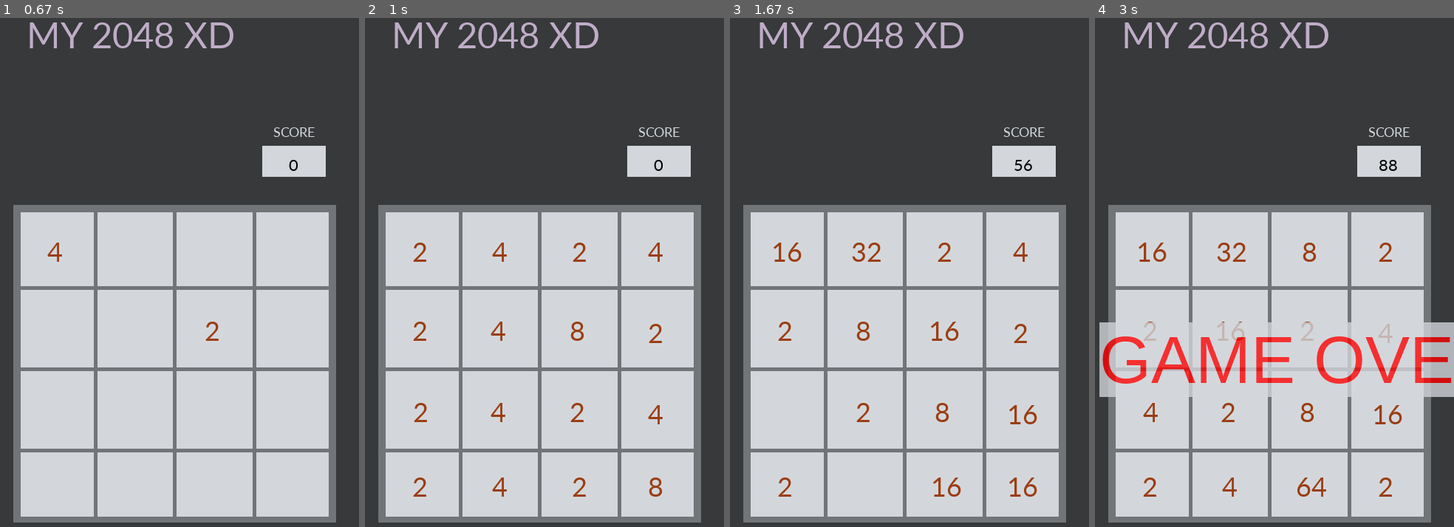
Above: before the commit, frames 1-4 (left to right).
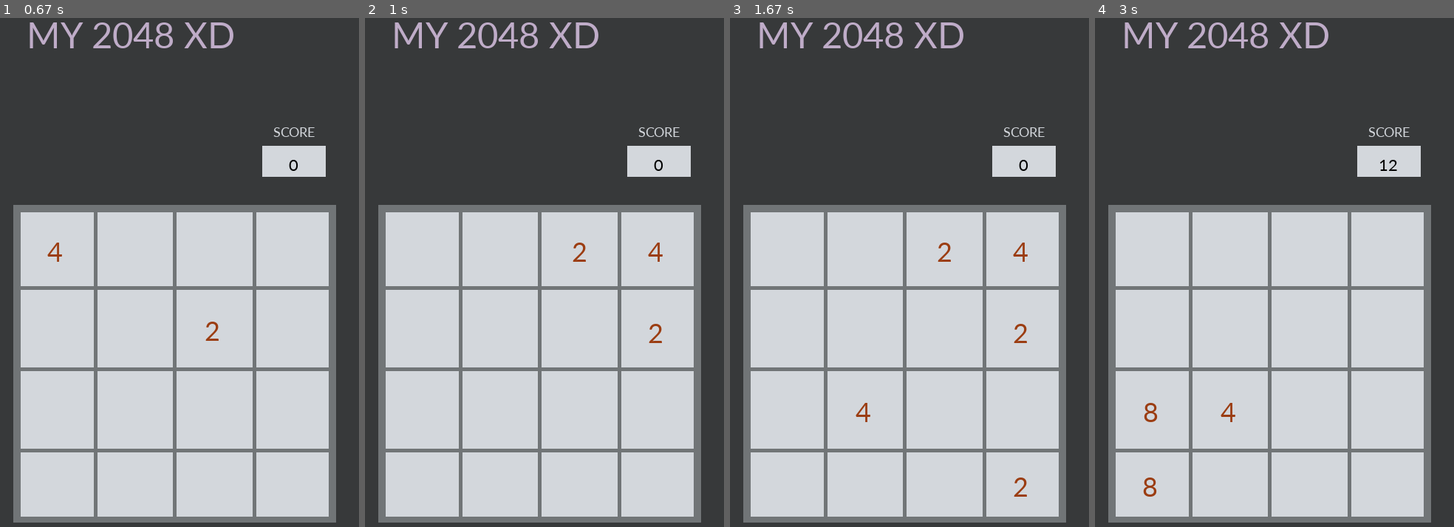
Above: after the commit, the same moments.

Repository: lewiechiu/My2048
Game: pygame game, started from My2048Demo.py
The game is run twice, just before and just after one commit, with the same random seed, the same clock (stepped at 60 frames per second) and the same inputs.
Inputs:
- Up to frame 1 (0.67 s): tap Enter at 0.33 s
- Up to frame 2 (1 s): hold Right from 0.67 s (still down)
- Up to frame 3 (1.67 s): release Right at 1.13 s; hold Up 1.17-1.47 s; hold Right from 1.5 s (still down)
- Up to frame 4 (3 s): release Right at 1.97 s; hold Left 2-2.53 s; hold Down 2.57-2.87 s; hold Left from 2.9 s (still down)

Frame 1 is identical in both runs. In frame 2, 0.8% of the frame differs, in the area x 13-83%, y 44-95%; in frame 3, 1.1%; in frame 4, 6.6%, in the area x 1-100%, y 27-95%.

Commit message:
modified Forsee

Diff:
--- a/My2048Demo.py
+++ b/My2048Demo.py
@@ -1,3 +1,4 @@
+
 import pygame, sys
 from pygame.locals import *
 import random
@@ -25,24 +26,14 @@
 #這四個參數是拿來紀錄上下左右鍵被按了幾次
 
 Window_Width, Window_Height = (500,850)
-keyList = ["Up","Down","Left","Right"]
-
 
 text_size = 14
 text_height = text_size
 pygame.init()
 
-def printMatrix(a):
-	for i in range(len(a)):
-	    for j in range(len(a[i])):
-	        print(a[i][j], end=' ')
-	    print()
 
 DISPLAYSURF = pygame.display.set_mode((500, 850))
 pygame.display.set_caption('2048')
-
-class tile:
-	value = 0
 
 class My2048:
 	matrix = [[0,0,0,0],[0,0,0,0],[0,0,0,0],[0,0,0,0]]
@@ -55,7 +46,7 @@
 			loc2 = random.randint(0,15)
 			if loc2 == loc1:
 				loc2 = random.randint(0,15)
-			print(loc2,"  ",loc1)
+			#print(loc2,"  ",loc1)
 			for row in range(4):
 				for col in range(4):
 					if loc2 == 0:
@@ -72,10 +63,6 @@
 					if loc1 == 0:
 						self.matrix[row][col] = random.randint(1,2) * 2
 					loc1 -= 1
-		for row in range(4):
-			for col in range(len(self.matrix[row])):
-				print(self.matrix[row][col], end=" ")
-			print()
 
 	def align(self,direction):
 		if direction == "left":
@@ -94,11 +81,6 @@
 				#insert back proper len
 				for times in range(4-len(self.matrix[row])):
 					self.matrix[row].append(0)
-			#for row in range(4):
-			#	for col in range(len(self.matrix[row])):
-			#		print(self.matrix[row][col], end=" ")
-			#	print()
-			#print("---------")
 		if direction == "right":
 			for row in range(4):
 				#to remove 0s in the array
@@ -116,13 +98,8 @@
 				#insert back proper len
 				for times in range(4-len(self.matrix[row])):
 					self.matrix[row].insert(0,0)
-			#for row in range(4):
-			#	for col in range(len(self.matrix[row])):
-			#		print(self.matrix[row][col], end=" ")
-			#	print()
-			#print("---------")
+
 		if direction == "up":
-			#we have to rotate the matrix first, since it is nearly too hard to compute it vertically
 			TempMatrix = [[],[],[],[]]
 
 			for col in range(3,-1,-1):
@@ -153,12 +130,6 @@
 			for row in range(4):
 				for col in range(4):
 					self.matrix[col][row*(-1)+3] = TempMatrix[row][col]
-
-			#for row in range(4):
-			#	for col in range(len(TempMatrix[row])):
-			#		print(self.matrix[row][col], end=" ")
-			#	print()
-			#print("---------")
 		if direction == "down":
 			TempMatrix = [[],[],[],[]]
 			for col in range(3,-1,-1):
@@ -271,12 +242,6 @@
 
 #----------這裡以下是拿來畫圖的function 不用會
 
-#def draw_Tile(text,rect):
-	#This is the function to draw each tile
-	#text: number
-	#rect: an rect object
-
-
 def text_objects(text, font,color,BGC):
     textSurface = font.render(text, True, color,BGC)
     return textSurface, textSurface.get_rect()
@@ -381,7 +346,6 @@
 	textSurface.set_alpha(200)
 	DISPLAYSURF.blit(textSurface,(20,500))
 	pygame.display.update()
-
 	time.sleep(3)
 
 def drawNumber():
@@ -402,10 +366,10 @@
 NotGameOver = True
 f = open("out.txt","w")
 
-def forsee(mat,depth):
+def forsee(mat,depth,lim):
 	print(depth)
 	dep = copy.deepcopy(depth)
-
+	_limit = copy.deepcopy(lim)
 	tempr = copy.deepcopy(mat)
 	tempr.matrix = copy.deepcopy(mat.matrix)
 	templ = copy.deepcopy(mat)
@@ -415,110 +379,129 @@
 	tempd = copy.deepcopy(mat)
 	tempd.matrix = copy.deepcopy(mat.matrix)
 
-	#print("left")
 	templ.align("left")
-	#print("right")
+
 	tempr.align("right")
 
-	#print("up")
 	tempu.align("up")
 
-	#print("down")
 	tempd.align("down")
-	maxScore = copy.deepcopy(mat.score)
-	direc = 0
-	if(dep == 3):
+	maxScore = 0
+	direc = "n"
+	direc2 = "n"
+	if(dep >= _limit):
 		dep -= 1
-		#print(dep)
 		return maxScore
 
 	for i in range(4):
 		for j in range(4):
 			if(templ.matrix[i][j] == 0):
 				templ.matrix[i][j] = 2
-				ans = forsee(copy.deepcopy(templ),dep+1)
+				ans = forsee(templ,dep+1,_limit)
 				if(ans > maxScore):
 					maxScore = ans
-					direc = 0
-
+					direc = "l"
 				templ.matrix[i][j] = 0
 	print("-----")
+
 	for i in range(4):
 		for j in range(4):
 			if(tempr.matrix[i][j] == 0):
 				tempr.matrix[i][j] = 2
-				ans = forsee(copy.deepcopy(tempr),dep+1)
+				ans = forsee(tempr,dep+1,_limit)
 				if(ans > maxScore):
 					maxScore = ans
-					direc = 1
+					direc = "r"
 				tempr.matrix[i][j] = 0
 	print("-----")
+
 	for i in range(4):
 		for j in range(4):
 			if(tempd.matrix[i][j] == 0):
 				tempd.matrix[i][j] = 2
-				ans = forsee(copy.deepcopy(tempd),dep+1)
+				ans = forsee(tempd,dep+1,_limit)
 				if(ans > maxScore):
 					maxScore = ans
-					direc = 2
+					direc = "d"
 				tempd.matrix[i][j] = 0
 	print("-----")
+
 	for i in range(4):
 		for j in range(4):
 			if(tempu.matrix[i][j] == 0):
 				tempu.matrix[i][j] = 2
-				ans = forsee(copy.deepcopy(tempu),dep+1)
+				ans = forsee(tempu,dep+1,_limit)
 				if(ans > maxScore):
 					maxScore = ans
-					direc = 3
+					direc = "u"
 				tempu.matrix[i][j] = 0
-	print ("direction: ", direc)
+
 	if(dep == 1):
+		print ("direction: ", direc)
 		return direc
 	return maxScore
 
 while NotGameOver: # main game loop
-	keys = pygame.key.get_pressed()
-	while (not(keys[pygame.K_LEFT] == 1 or keys[pygame.K_RIGHT] == 1 or keys[pygame.K_UP] == 1 or keys[pygame.K_DOWN] == 1)):
-		keys = pygame.key.get_pressed()
+
+	for getevent in pygame.event.get():
 		pygame.event.pump()
-
-	pygame.event.pump()
-	time.sleep(0.01)
-	if keys[pygame.K_LEFT] == 1:
-		if(not X.checkMovable("l")):
-			X.align("left")
-		else:
-			keys[pygame.K_LEFT] = 0
-	if keys[pygame.K_RIGHT] == 1:
-		if(not X.checkMovable("r")):
-			X.align("right")
-		else:
-			keys[pygame.K_RIGHT] = 0
-	if keys[pygame.K_UP] == 1:
-		if(not X.checkMovable("u")):
-			X.align("up")
-		else:
-			keys[pygame.K_UP] = 0
-	if keys[pygame.K_DOWN] == 1:
-		if(not X.checkMovable("d")):
-			X.align("down")
-		else:
-			keys[pygame.K_DOWN] = 0
-	if(not X.checkGameOver()):
-		GameOver()
-		break
-	if(keys[pygame.K_LEFT]==1 or keys[pygame.K_RIGHT]==1 or keys[pygame.K_UP]==1 or keys[pygame.K_DOWN]==1):
-		for row in range(4):
-			for col in range(4):
-				print(X.matrix[row][col], end=" ")
-			print()
-		print("---------")
-		X.randomSpawn()
-		drawGrid()
-		drawNumber()
-		pygame.display.update()
-	if keys[pygame.K_ESCAPE] == 1:
-		pygame.quit()
-		f.close()
-		sys.exit()
+		FORSEE = False
+		keypress = False
+		if getevent.type == pygame.KEYDOWN and getevent.key == pygame.K_RETURN:
+			DIR = forsee(X,1,3)
+			FORSEE = True
+			if DIR == "l":
+				if(not X.checkMovable("l")):
+					X.align("left")
+					keypress = True
+			if DIR == "r":
+				if(not X.checkMovable("r")):
+					X.align("right")
+					keypress = True
+			if DIR == "u":
+				if(not X.checkMovable("u")):
+					X.align("up")
+					keypress = True
+			if DIR == "d":
+				if(not X.checkMovable("d")):
+					X.align("down")
+					keypress = True
+		if getevent.type==QUIT:
+			pygame.quit()
+			sys.exit()
+
+		if FORSEE == False:
+			if getevent.type == pygame.KEYDOWN and getevent.key == pygame.K_LEFT:
+				print("In left")
+				if(not X.checkMovable("l")):
+					X.align("left")
+					keypress = True
+			if getevent.type == pygame.KEYDOWN and getevent.key == pygame.K_RIGHT:
+				if(not X.checkMovable("r")):
+					X.align("right")
+					keypress = True
+			if getevent.type == pygame.KEYDOWN and getevent.key == pygame.K_UP:
+				if(not X.checkMovable("u")):
+					X.align("up")
+					keypress = True
+			if getevent.type == pygame.KEYDOWN and getevent.key == pygame.K_DOWN:
+				if(not X.checkMovable("d")):
+					X.align("down")
+					keypress = True
+		if(not X.checkGameOver()):
+			GameOver()
+			pygame.quit()
+			sys.exit()
+		if keypress == True:
+			for row in range(4):
+				for col in range(4):
+					print(X.matrix[row][col], end = " " )
+				print()
+			print("---------")
+			X.randomSpawn()
+			drawGrid()
+			drawNumber()
+			pygame.display.update()
+		if getevent.type == pygame.KEYDOWN and getevent.key == pygame.K_ESCAPE:
+			pygame.quit()
+			sys.exit()
